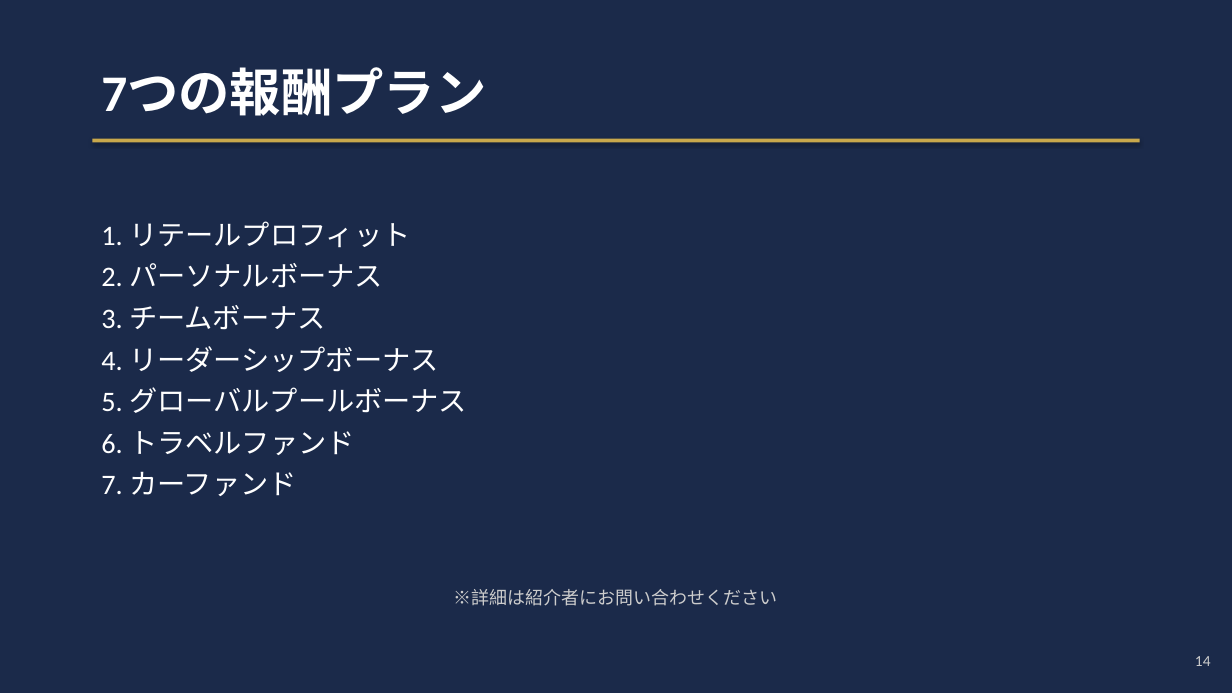
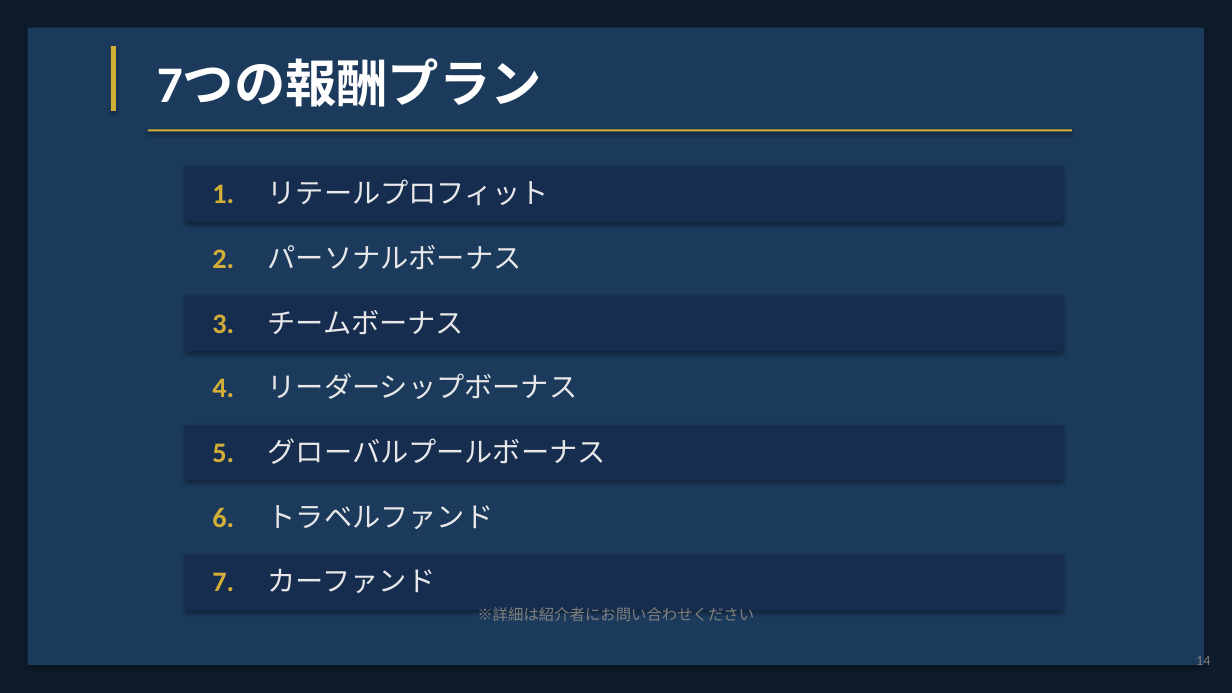
Before and after one commit to office-vonds/noyuto, a slide deck: slide 14 of RIWAY_Presentation.pptx. Drawn at 1232x693 pixels with LibreOffice and Linux fonts; fonts in the diff are those of the drawing. Boxes give left, top, right and bottom in pixels: in the first picture for what was removed or moved away, otherwise in the second. Text is boxed around its words. In the diff, an @@ line names an element or a change of style, - is before the commit and + after.

```diff
--- a/RIWAY_Presentation.pptx
+++ b/RIWAY_Presentation.pptx
@@ rectangle at (0, 0, 1232, 693): fill #1B2A4A to #0D1B2A @@
@@ rectangle added at (28, 28, 1204, 665), fill #1B3A5C @@
@@ rectangle added at (111, 46, 116, 111), fill #D4AF37 @@
@@ text "7つの報酬プラン": place and size @@
-text "7つの報酬プラン" at (101, 68, 486, 116)
+text "7つの報酬プラン" at (157, 59, 542, 107)
@@ rectangle: place and size @@
-rectangle at (92, 139, 1140, 142)
+rectangle at (148, 129, 1072, 131)
@@ rectangle at (148, 129, 1072, 131): fill #C9A84C to #D4AF37 @@
@@ rectangle added at (185, 166, 1063, 222), fill #162D50 @@
@@ text added at (268, 179, 549, 206), 22 pt, text #E8E8E8 @@
+リテールプロフィット
@@ text added at (212, 184, 234, 203), 22 pt, text #D4AF37, bold @@
+1.
@@ text removed at (101, 221, 467, 496) @@
-1. リテールプロフィット
-2. パーソナルボーナス
-3. チームボーナス
-4. リーダーシップボーナス
-5. グローバルプールボーナス
-6. トラベルファンド
-7. カーファンド
@@ text added at (212, 249, 234, 268), 22 pt, text #D4AF37, bold @@
+2.
@@ text added at (268, 245, 522, 270), 22 pt, text #E8E8E8 @@
+パーソナルボーナス
@@ rectangle added at (185, 296, 1063, 351), fill #162D50 @@
@@ text added at (212, 314, 234, 333), 22 pt, text #D4AF37, bold @@
+3.
@@ text added at (268, 310, 464, 335), 22 pt, text #E8E8E8 @@
+チームボーナス
@@ text added at (212, 378, 234, 397), 22 pt, text #D4AF37, bold @@
+4.
@@ text added at (268, 373, 577, 399), 22 pt, text #E8E8E8 @@
+リーダーシップボーナス
@@ rectangle added at (185, 425, 1063, 481), fill #162D50 @@
@@ text added at (212, 443, 234, 462), 22 pt, text #D4AF37, bold @@
+5.
@@ text added at (268, 438, 606, 464), 22 pt, text #E8E8E8 @@
+グローバルプールボーナス
@@ text added at (212, 507, 234, 527), 22 pt, text #D4AF37, bold @@
+6.
@@ text added at (268, 505, 493, 529), 22 pt, text #E8E8E8 @@
+トラベルファンド
@@ rectangle added at (185, 555, 1063, 610), fill #162D50 @@
@@ text added at (268, 568, 435, 593), 22 pt, text #E8E8E8 @@
+カーファンド
@@ text added at (212, 572, 234, 591), 22 pt, text #D4AF37, bold @@
+7.
@@ text "※詳細は紹介者にお問い合わせください": place and size @@
-text "※詳細は紹介者にお問い合わせください" at (454, 589, 778, 606)
+text "※詳細は紹介者にお問い合わせください" at (477, 607, 754, 621)
@@ text "※詳細は紹介者にお問い合わせください" at (477, 607, 754, 621): size 14 to 12 pt, text colour #CCCCCC to #808080 @@
@@ text "14" at (1196, 653, 1210, 669): size 12 to 11 pt, text colour #CCCCCC to #808080 @@
```
Also in this commit, not shown: 19 other slides changed, 2 other files.
